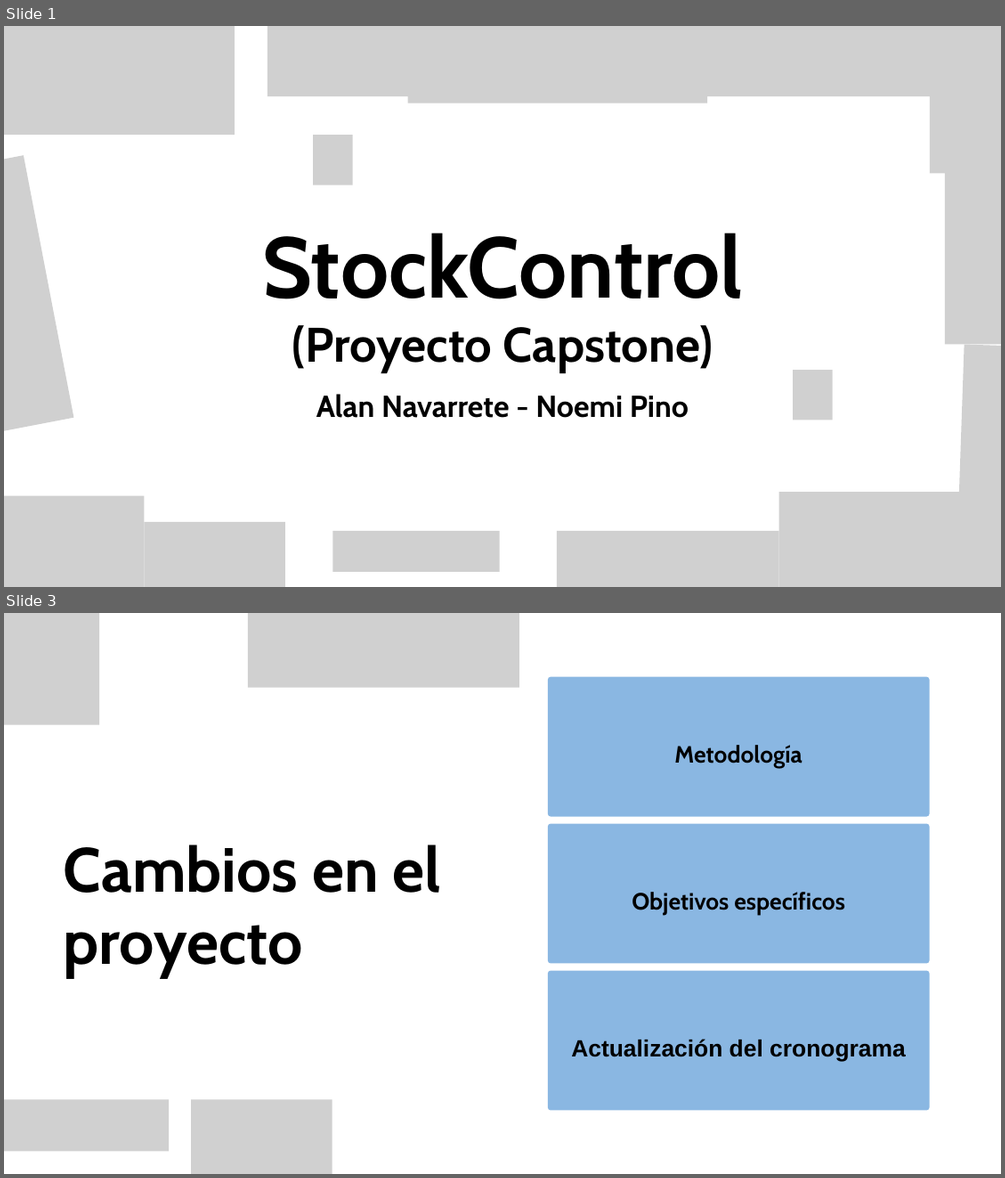
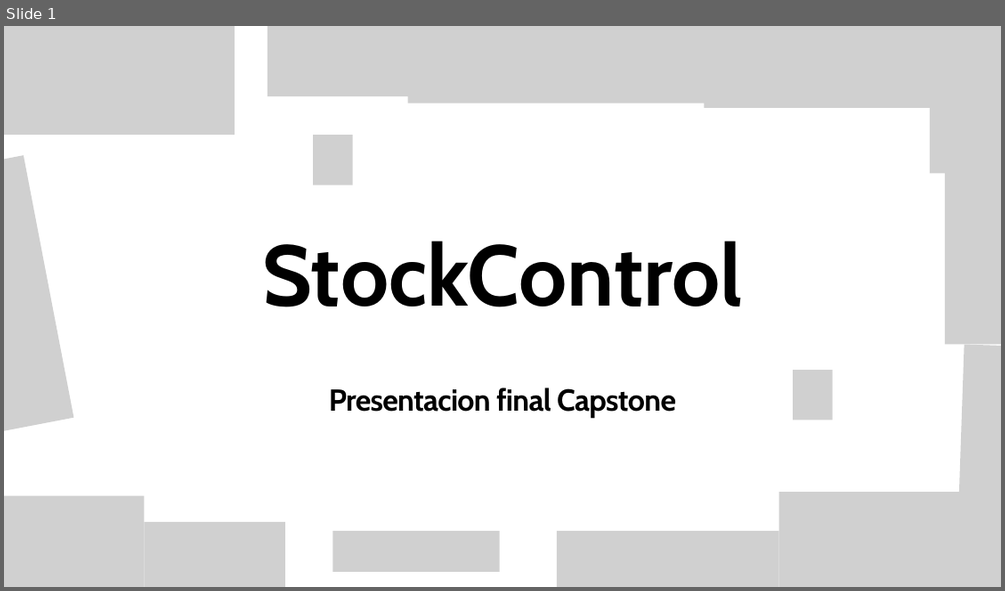
Before and after one commit to NovemiP/CP_PTY4614_4_EQP_4, a slide deck: Fase 2/Evidencias Proyecto/Presentacion Proyecto.pptx. Shown one above the other, each under a label of ours: slides 1 and 3 before the commit, slide 1 after it; the slides between them are not shown. The pictures are 1005x1178 and 1005x591 pixels, drawn with LibreOffice and Linux fonts; fonts in the diff are those of the drawing; grey boxes stand for pictures; background and template pictures are left out. Boxes give left, top, right and bottom in pixels: in the first picture for what was removed or moved away, otherwise in the second. Text is boxed around its words. In the diff, an @@ line names an element or a change of style, - is before the commit and + after.

```diff
--- a/Fase 2/Evidencias Proyecto/Presentacion Proyecto.pptx
+++ b/Fase 2/Evidencias Proyecto/Presentacion Proyecto.pptx
@@ slide 3 removed at <box>4,613,1001,1174</box>, background picture (left out) @@
@@ picture removed at <box>4,613,99,725</box> @@
@@ picture removed at <box>248,613,519,687</box> @@
@@ freeform shape removed at <box>548,677,929,816</box> @@
@@ text removed at <box>674,745,801,768</box> @@
-Metodología
@@ freeform shape removed at <box>548,823,929,963</box> @@
@@ text removed at <box>64,844,441,978</box> @@
-Cambios en el proyecto
@@ text removed at <box>631,892,845,915</box> @@
-Objetivos específicos
@@ freeform shape removed at <box>548,971,929,1110</box> @@
@@ text removed at <box>571,1038,906,1062</box> @@
-Actualización del cronograma
@@ picture removed at <box>4,1099,169,1151</box> @@
@@ picture removed at <box>191,1099,332,1174</box> @@
@@ slide 1 changed as well @@
@@ picture added at <box>704,44,961,108</box> @@
@@ text "StockControl": place and size @@
-text "StockControl" at <box>262,232,743,372</box>
+text "StockControl" at <box>262,240,743,307</box>
@@ text "StockControl" at <box>262,240,743,307</box>: line spacing 0.97 to 120.3pt @@
@@ text at <box>292,325,713,372</box>: paragraph removed @@
-(Proyecto Capstone)
@@ text at <box>329,387,676,418</box>: text changed @@
-Alan Navarrete - Noemi Pino
+Presentacion final Capstone
```
Also in this commit, not shown: 1 other slide changed, 12 slides added, 12 other slides removed.
